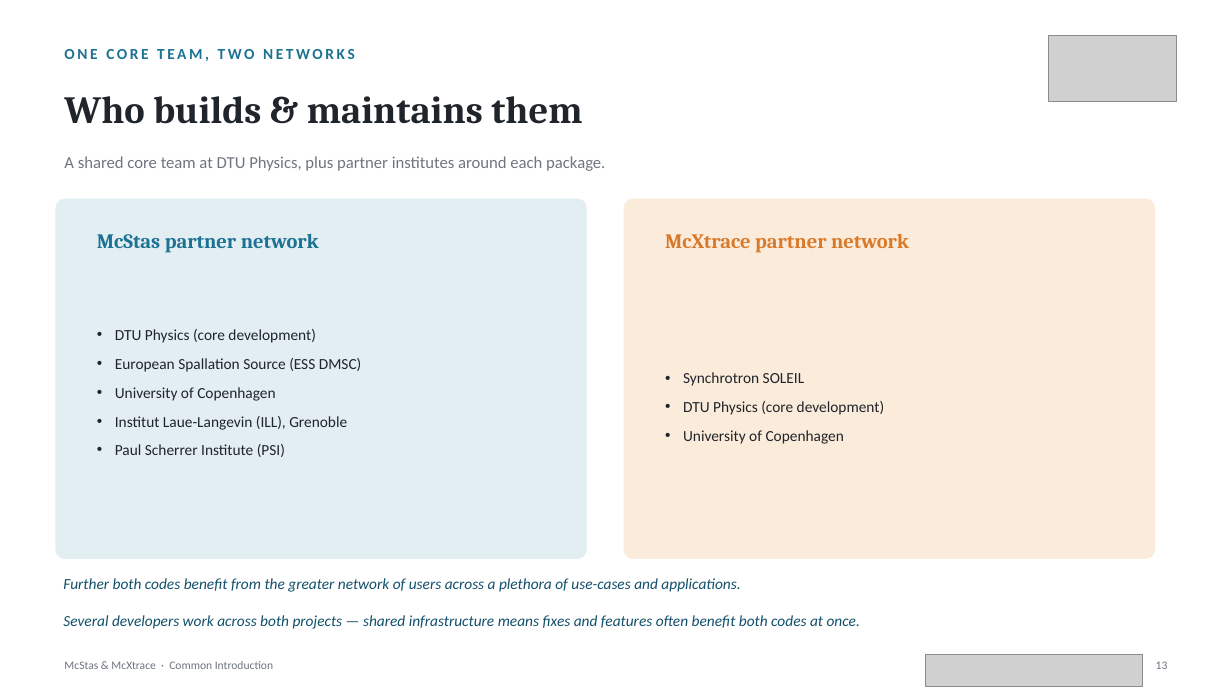
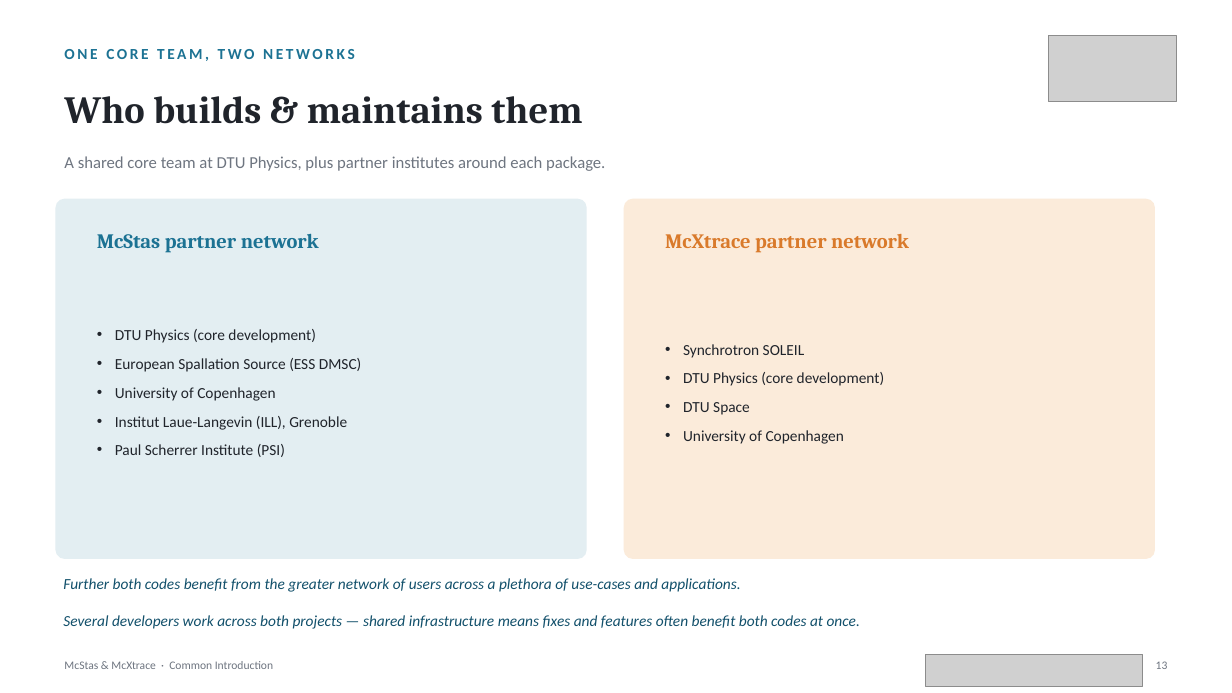
Before and after one commit to mccode-dev/PaNRAID, a slide deck: slide 13 of 21_September_Monday/01_Intro_and_General_Concepts/McStas_McXtrace_Common_Introduction.pptx. Drawn at 1232x693 pixels with LibreOffice and Linux fonts; fonts in the diff are those of the drawing; grey boxes stand for pictures. Boxes give left, top, right and bottom in pixels: in the first picture for what was removed or moved away, otherwise in the second. Text is boxed around its words. In the diff, an @@ line names an element or a change of style, - is before the commit and + after.

```diff
--- a/21_September_Monday/01_Intro_and_General_Concepts/McStas_McXtrace_Common_Introduction.pptx
+++ b/21_September_Monday/01_Intro_and_General_Concepts/McStas_McXtrace_Common_Introduction.pptx
@@ text at box(683, 402, 750, 415): paragraph added @@
+• DTU Space
```
Also in this commit, not shown: 4 other slides changed, 1 slide added.
